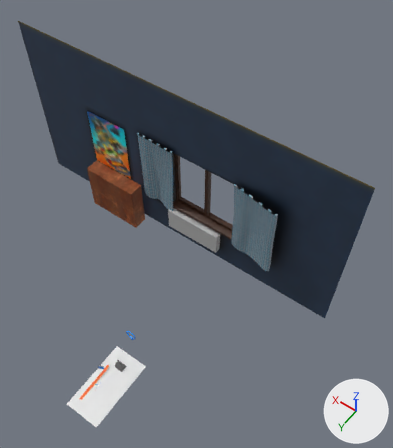
What one commit did to the FBX model Assets/Assets/Location/Location.fbx.
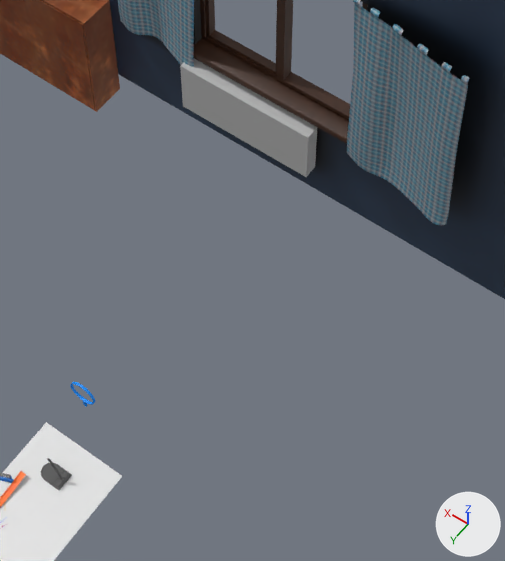
There are two pictures of each version: one whole from a 50 mm lens placed at (-241.0, 174.0, 618.0), pointed at (-4.0, -158.0, 97.0), one close up on the part from 25% to 74% of the width and 41% to 89% of the height. Lighting does not change. The marker at lower right points along +X, +Y and +Z. The older version's two pictures come first. Where no turn or scale is listed for an object, it has been applied to the vertices.

In view in the first close-up: 'Others', 'Shtors', 'Table', 'Tumbaumba', 'Wall', 'Window' and 3 more.
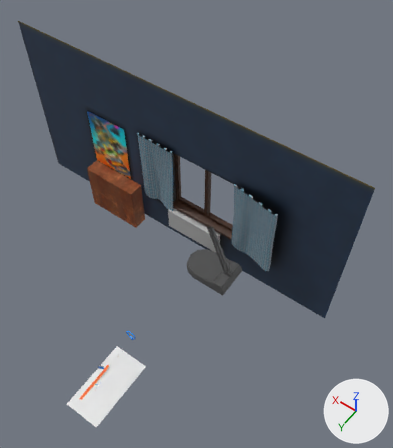
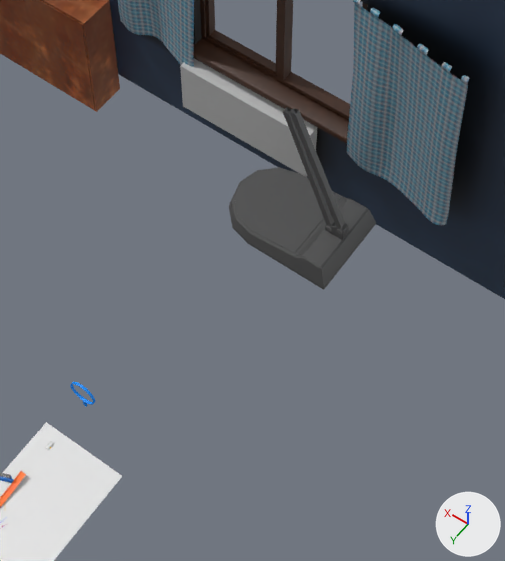
Boxes (x1, y1, x2, y2) around the edits, measured in the close-ups (505 x 561 px; the box of a moved part takes in the faces that stretch with it):
'Others', reshaped
    before: (0, 59, 317, 528)
    after: (0, 59, 376, 528)
part 1 of me_others_001, moved or reshaped
    before: (41, 463, 72, 490)
    after: (229, 167, 376, 290)
part 2 of me_others_001, moved or reshaped (not visible before)
    after: (325, 222, 348, 240)
part 3 of me_others_001, moved or reshaped
    before: (48, 459, 63, 478)
    after: (290, 109, 345, 228)
part 4 of me_others_001, moved or reshaped
    before: (47, 458, 61, 478)
    after: (283, 107, 334, 226)

Diff of the bpy script that builds the scene:
```diff
--- a/Assets/Assets/Location/Location.fbx.py
+++ b/Assets/Assets/Location/Location.fbx.py
@@ me_others_001 @@
 # used by ob_others; location = (-4.6, 45.6, 0.0)
-me_others_001.from_pydata(...)  # 498 vertices, 395 faces; spans x -13.0..86.0, y -261.0..3.0, z -22.0..19.0
+me_others_001.from_pydata(...)  # 498 vertices, 395 faces; spans x -52.0..86.0, y -261.0..3.0, z -22.0..97.0
+# me_others_001 part 1: the loose piece of 110 vertices spanning x -13.0..0.0, y -41.0..-32.0, z 0.0..3.0 is scaled about its middle by 5.28, then moved by (-10.0, -176.0, 5.0)
+# me_others_001 part 2: the loose piece of 18 vertices spanning x -12.0..-10.0, y -37.0..-36.0, z 3.0..4.0 is scaled about its middle by 5.28, then moved by (-31.0, -176.0, 14.0)
+# me_others_001 part 3: the loose piece of 8 vertices spanning x -12.0..-6.0, y -37.0..-36.0, z 4.0..19.0 is scaled about its middle by 5.28, then moved by (-22.0, -175.0, 47.0)
+# me_others_001 part 4: the loose piece of 8 vertices spanning x -11.0..-5.0, y -37.0..-36.0, z 3.0..18.0 is scaled about its middle by 5.28, then moved by (-18.0, -175.0, 45.0)
+# other edits to the shape of me_others_001 do not show in these pictures
 me_others_001.materials.append(mat_atlas)
```
